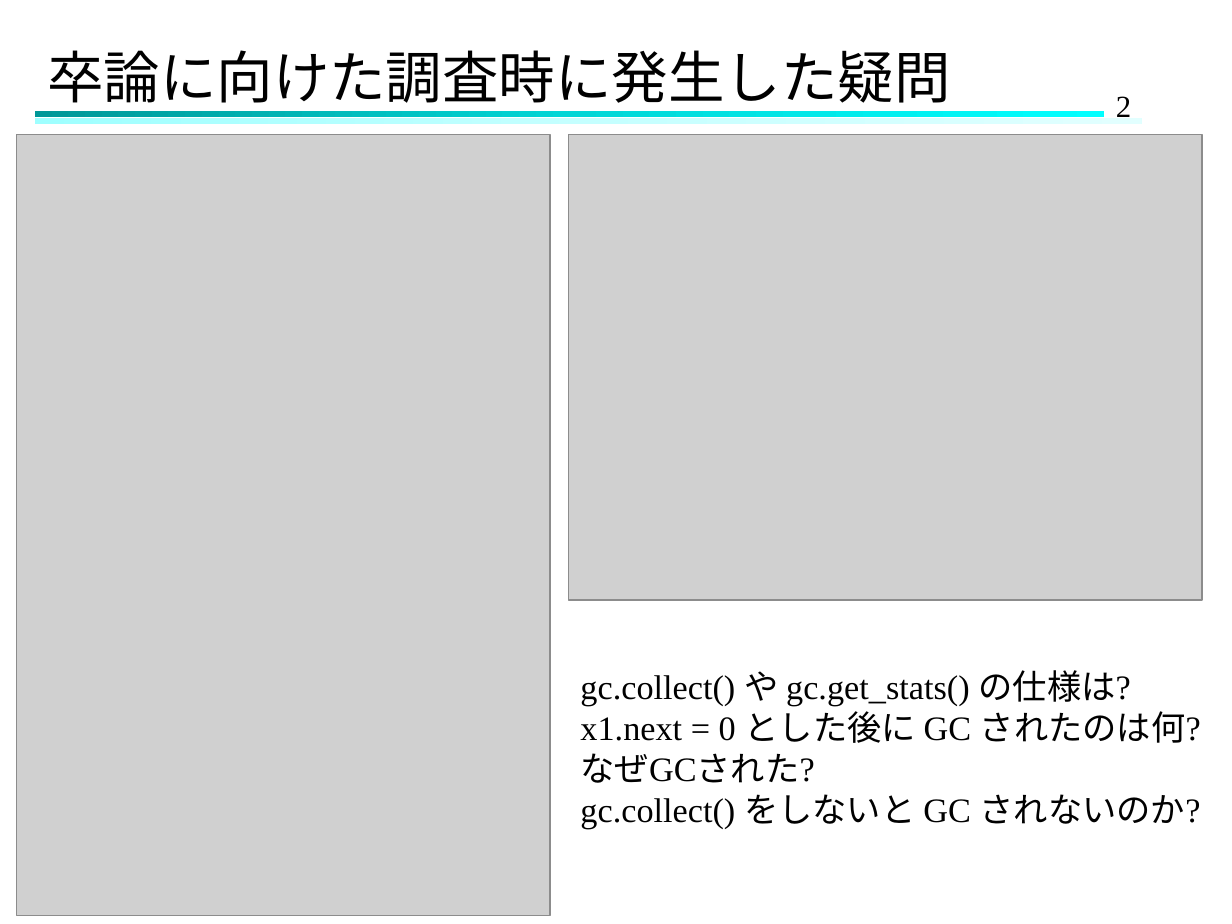
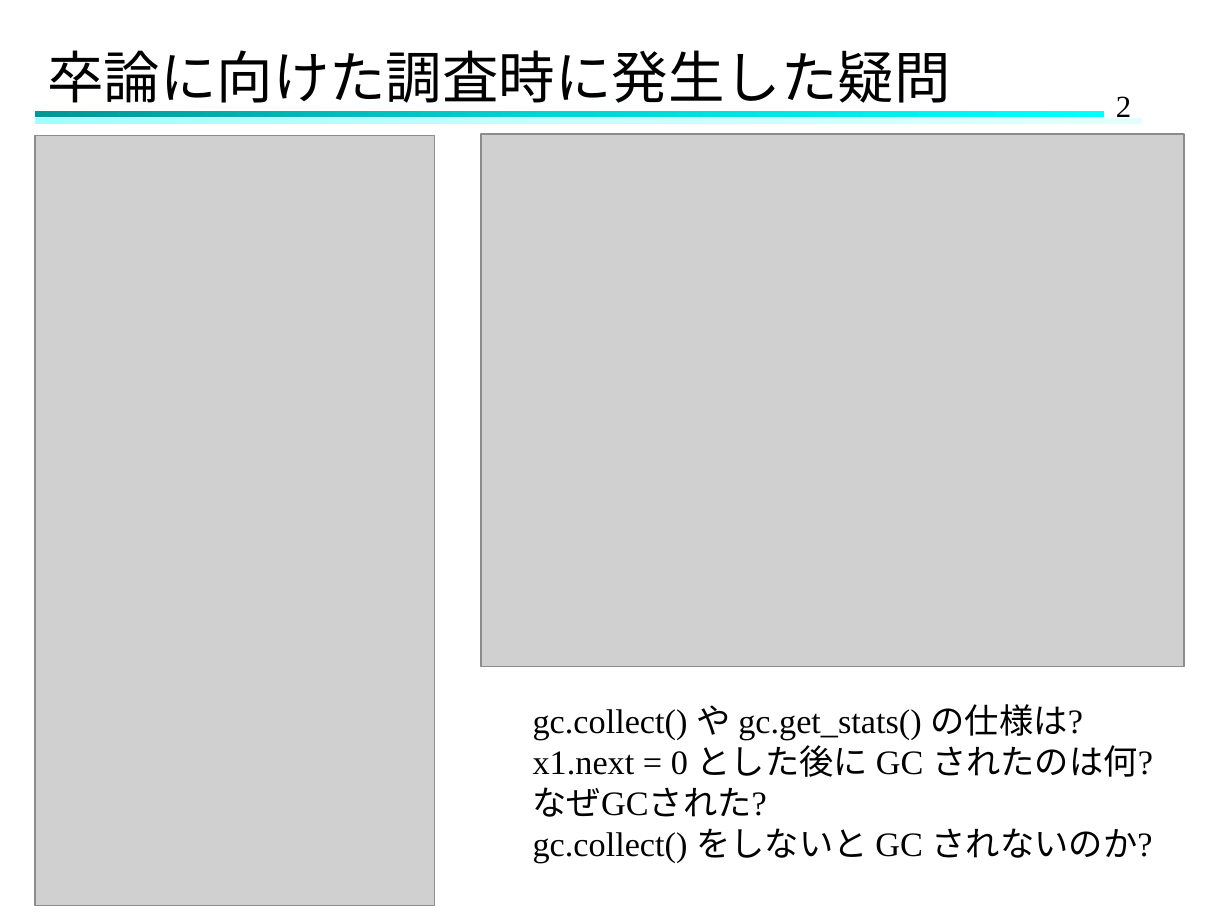
Before and after one commit to Hinata-Mikami/HinataMikami, a slide deck: slide 2 of 研究室関連/ゼミ/2024.11.27ゼミ.pptx. Drawn at 1232x924 pixels with LibreOffice and Linux fonts; fonts in the diff are those of the drawing; grey boxes stand for pictures. Boxes give left, top, right and bottom in pixels: in the first picture for what was removed or moved away, otherwise in the second. Text is boxed around its words. In the diff, an @@ line names an element or a change of style, - is before the commit and + after.

```diff
--- a/研究室関連/ゼミ/2024.11.27ゼミ.pptx
+++ b/研究室関連/ゼミ/2024.11.27ゼミ.pptx
@@ picture: place and size @@
-picture at box(17, 134, 551, 915)
+picture at box(34, 136, 434, 906)
@@ picture: place and size @@
-picture at box(568, 134, 1201, 600)
+picture at box(482, 134, 1185, 667)
@@ text "gc.collect() や gc.get_stats() の仕様は? x1.next ...": place and size @@
-text "gc.collect() や gc.get_stats() の仕様は? x1.next ..." at box(580, 670, 1201, 829)
+text "gc.collect() や gc.get_stats() の仕様は? x1.next ..." at box(533, 704, 1153, 863)
```
Also in this commit, not shown: 14 other slides changed, 12 slides added, 2 other files.
